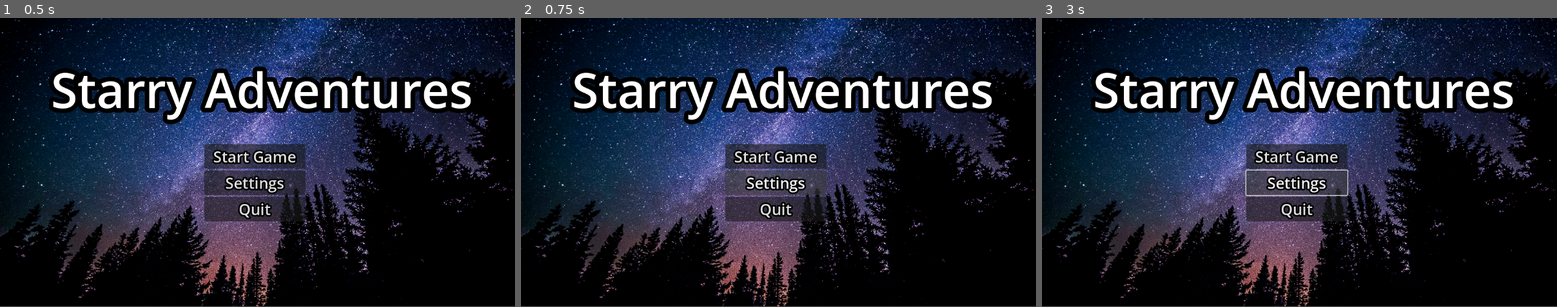
Above: before the commit, frames 1-3 (left to right).
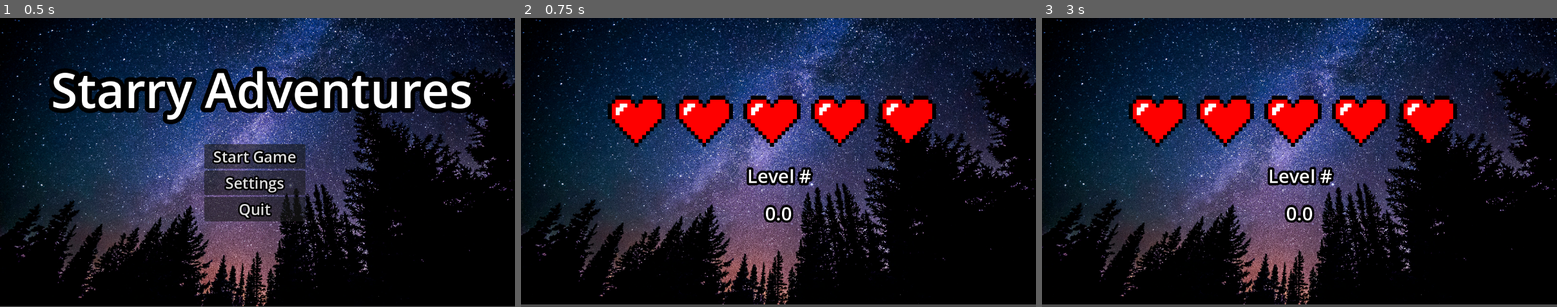
Above: after the commit, the same moments.

Repository: jadyn-h/WarioWareGame
Game: Godot game, scene res://Scenes/title_screen.tscn
Same seed, same stepped clock (60 frames per second), same inputs: the game is played once before the commit and once after it.
Inputs (mouse positions are in pixels of both pictures, inside the frame that each line leads up to):
- Up to frame 1 (0.5 s): no input
- Up to frame 2 (0.75 s): click "Start Game" at 0.5 s
- Up to frame 3 (3 s): click (1294, 156) at 1.25 s, where only the run before the commit has a clickable "Start Game"; click (1294, 182) at 2 s, where only the run before the commit has a clickable "Settings"; hold Right (ui_right) from 2.78 s (still down)

Frame 1 is identical in both runs. In frame 2, 28% of the frame differs, in the area x 0-100%, y 0-100%; in frame 3, 28%.
Error after the commit: Parse Error: Identifier "Global" not declared in the current scope. (res://timer_screen.gd:17)

Commit message:
created the base of the platformer game

Diff:
--- a/Scenes/minigame_1.tscn
+++ b/Scenes/minigame_1.tscn
@@ -1,3 +1,34 @@
 [gd_scene format=3 uid="uid://d1tk3xi631jt3"]
 
+[ext_resource type="Texture2D" uid="uid://yb3c1pntje1f" path="res://purple_bg.png" id="1_enoba"]
+[ext_resource type="PackedScene" uid="uid://x37ogllew5qs" path="res://Scenes/player.tscn" id="2_11mgy"]
+
+[sub_resource type="RectangleShape2D" id="RectangleShape2D_11mgy"]
+size = Vector2(40, 40)
+
 [node name="minigame_1" type="Node2D" unique_id=2063248328]
+position = Vector2(1.0000305, 604)
+scale = Vector2(28.763334, 1.0864882)
+
+[node name="Background" type="TextureRect" parent="." unique_id=370773156]
+offset_top = -557.7603
+offset_right = 1000.0
+offset_bottom = 271.2397
+scale = Vector2(0.039999355, 0.7203366)
+texture = ExtResource("1_enoba")
+
+[node name="StaticBody2D" type="StaticBody2D" parent="." unique_id=510328575]
+
+[node name="ColorRect" type="ColorRect" parent="StaticBody2D" unique_id=1652606484]
+offset_right = 40.0
+offset_bottom = 40.0
+color = Color(0.8492706, 0.70105326, 0.1947858, 1)
+metadata/_edit_use_anchors_ = true
+
+[node name="CollisionShape2D" type="CollisionShape2D" parent="StaticBody2D" unique_id=1147577916]
+position = Vector2(20, 20)
+shape = SubResource("RectangleShape2D_11mgy")
+
+[node name="Player" parent="." unique_id=76858177 instance=ExtResource("2_11mgy")]
+position = Vector2(-23.363077, -763.0087)
+scale = Vector2(0.051494703, 1.3215199)
--- /dev/null
+++ b/Scenes/player.tscn
@@ -0,0 +1,20 @@
+[gd_scene format=3 uid="uid://x37ogllew5qs"]
+
+[ext_resource type="Script" uid="uid://bmyur8000q28b" path="res://player.gd" id="1_cvnsp"]
+[ext_resource type="Texture2D" uid="uid://c4kccxjxfonyh" path="res://moon.png" id="2_6t5aa"]
+
+[sub_resource type="CircleShape2D" id="CircleShape2D_vgqql"]
+radius = 36.961834
+
+[node name="Player" type="CharacterBody2D" unique_id=76858177]
+scale = Vector2(1, 1.0099472)
+script = ExtResource("1_cvnsp")
+
+[node name="Sprite2D" type="Sprite2D" parent="." unique_id=2136704523]
+position = Vector2(542.79834, 514.4647)
+scale = Vector2(0.07559661, 0.074200615)
+texture = ExtResource("2_6t5aa")
+
+[node name="CollisionShape2D" type="CollisionShape2D" parent="." unique_id=1738973795]
+position = Vector2(543, 512.89813)
+shape = SubResource("CircleShape2D_vgqql")
--- a/Scenes/title_screen.tscn
+++ b/Scenes/title_screen.tscn
@@ -47,3 +47,4 @@
 text = "Quit"
 
 [connection signal="pressed" from="VBoxContainer/Start" to="." method="_on_start_pressed"]
+[connection signal="pressed" from="VBoxContainer/Quit" to="." method="_on_quit_pressed"]
--- /dev/null
+++ b/player.gd
@@ -0,0 +1,25 @@
+extends CharacterBody2D
+
+
+const SPEED = 300.0
+const JUMP_VELOCITY = -400.0
+
+
+func _physics_process(delta: float) -> void:
+	# Add the gravity.
+	if not is_on_floor():
+		velocity += get_gravity() * delta
+
+	# Handle jump.
+	if Input.is_action_just_pressed("ui_accept") and is_on_floor():
+		velocity.y = JUMP_VELOCITY
+
+	# Get the input direction and handle the movement/deceleration.
+	# As good practice, you should replace UI actions with custom gameplay actions.
+	var direction := Input.get_axis("ui_left", "ui_right")
+	if direction:
+		velocity.x = direction * SPEED
+	else:
+		velocity.x = move_toward(velocity.x, 0, SPEED)
+
+	move_and_slide()
--- a/timer_screen.gd
+++ b/timer_screen.gd
@@ -16,7 +16,7 @@
 
 	if Global.minigames_done < 3:
 		Global.minigames_done = Global.minigames_done +1
-		get_tree().change_scene_to_file("res://blank_" + str(Global.minigames_done) + ".tscn")
+		get_tree().change_scene_to_file("res://minigame_" + str(Global.minigames_done) + ".tscn")
 	else:
 		get_tree().change_scene_to_file("res://Scenes/title_screen.tscn")
 
--- a/title_screen.gd
+++ b/title_screen.gd
@@ -12,4 +12,8 @@
 
 
 func _on_start_pressed() -> void:
-	get_tree().change_scene_to_file("res://Scenes/title_screen.tscn")
+	get_tree().change_scene_to_file("res://Scenes/level_scene.tscn")
+
+
+func _on_quit_pressed() -> void:
+	get_tree().quit()
Binary file added: moon.png
Not shown, added: moon.png.import
Not shown, added: player.gd.uid
Binary file added: purple_bg.png
Not shown, added: purple_bg.png.import
